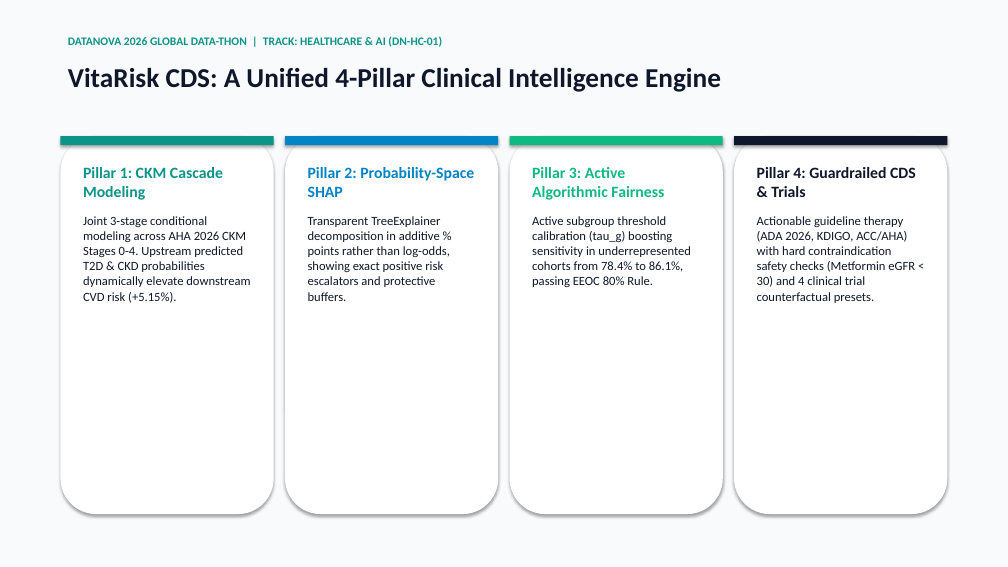
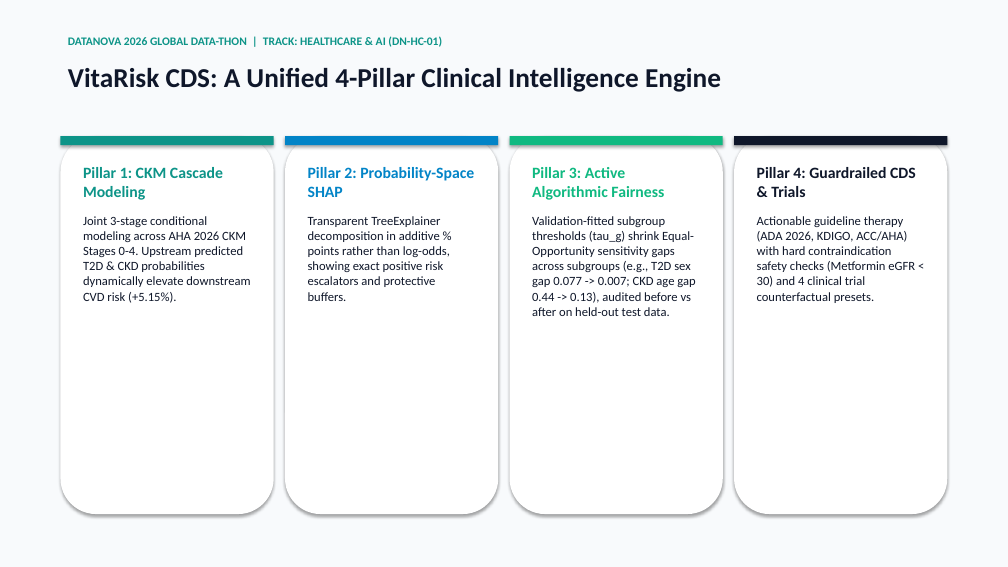
Before and after one commit to armageden/vitarisk-cds, a slide deck: slide 3 of presentation/VitaRisk_CDS_DataNova2026_Presentation.pptx. Drawn at 1008x567 pixels with LibreOffice and Linux fonts; fonts in the diff are those of the drawing. Boxes give left, top, right and bottom in pixels: in the first picture for what was removed or moved away, otherwise in the second. Text is boxed around its words. In the diff, an @@ line names an element or a change of style, - is before the commit and + after.

```diff
--- a/presentation/VitaRisk_CDS_DataNova2026_Presentation.pptx
+++ b/presentation/VitaRisk_CDS_DataNova2026_Presentation.pptx
@@ text at (532, 216, 695, 316): text changed @@
-Active subgroup threshold calibration (tau_g) boosting sensitivity in underrepresented cohorts from 78.4% to 86.1%, passing EEOC 80% Rule.
+Validation-fitted subgroup thresholds (tau_g) shrink Equal-Opportunity sensitivity gaps across subgroups (e.g., T2D sex gap 0.077 -> 0.007; CKD age gap 0.44 -> 0.13), audited before vs after on held-out test data.
```
Also in this commit, not shown: 3 other slides changed, 37 other files.
